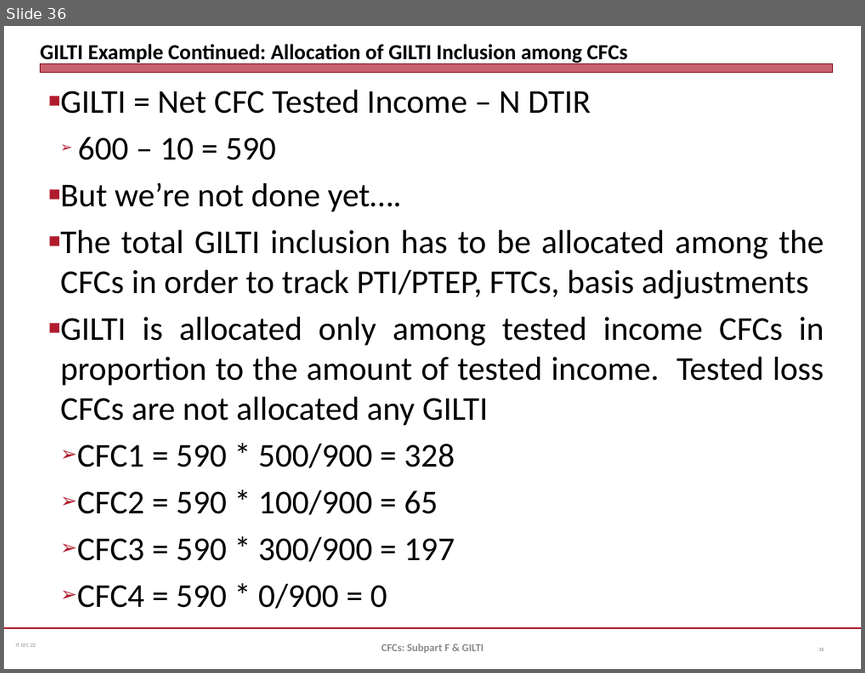
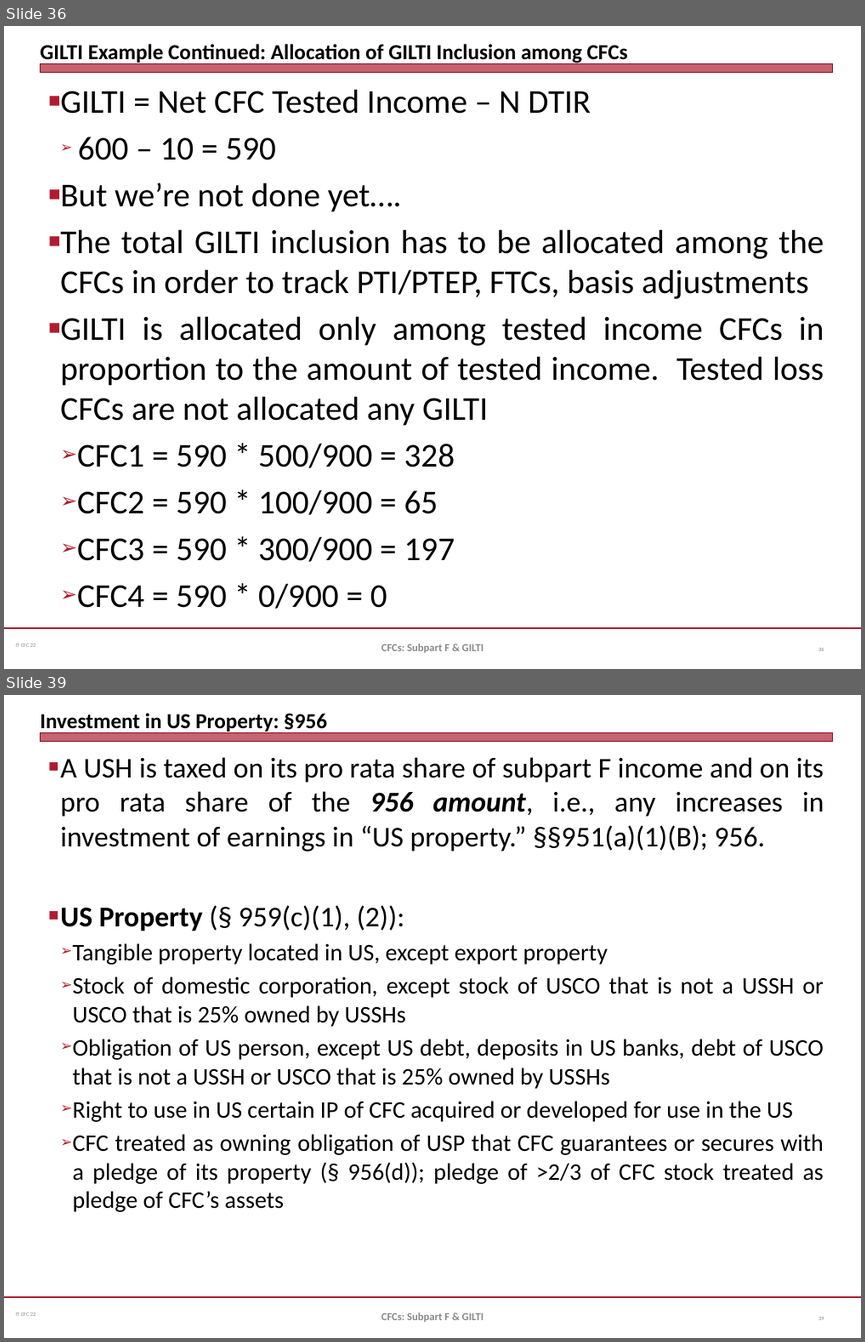
Before and after one commit to jmc877/International-Tax, a slide deck: slides/IT_CFC_22_1.pptx. Shown one above the other, each under a label of ours: slide 36 before the commit, slides 36 and 39 after it; the slides between them are not shown. The pictures are 865x673 and 865x1342 pixels, drawn with LibreOffice and Linux fonts; fonts in the diff are those of the drawing. Boxes give left, top, right and bottom in pixels: in the first picture for what was removed or moved away, otherwise in the second. Text is boxed around its words. In the diff, an @@ line names an element or a change of style, - is before the commit and + after.

```diff
--- a/slides/IT_CFC_22_1.pptx
+++ b/slides/IT_CFC_22_1.pptx
@@ slide 39 added at (4, 695, 861, 1338), background #FFFFFF; not listed: 3 template elements that a slide beside it also shows @@
@@ title added at (40, 713, 327, 734), 18 pt, text #000000, bold @@
+Investment in US Property: §956
@@ text added at (60, 757, 823, 1212), 20 pt, text #000000 @@
+■ A USH is taxed on its pro rata share of subpart F income and on its pro rata share of the 956 amount, i.e., any increases in investment of earnings in “US property.” §§951(a)(1)(B); 956.
+■ US Property (§ 959(c)(1), (2)):
+  ➢ Tangible property located in US, except export property
+  ➢ Stock of domestic corporation, except stock of USCO that is not a USSH or USCO that is 25% owned by USSHs
+  ➢ Obligation of US person, except US debt, deposits in US banks, debt of USCO that is not a USSH or USCO that is 25% owned by USSHs
+  ➢ Right to use in US certain IP of CFC acquired or developed for use in the US
+  ➢ CFC treated as owning obligation of USP that CFC guarantees or secures with a pledge of its property (§ 956(d)); pledge of >2/3 of CFC stock treated as pledge of CFC’s assets
@@ text added at (381, 1312, 483, 1321), 9 pt, text #898989, bold @@
+CFCs: Subpart F & GILTI
@@ page number added at (818, 1316, 823, 1320), 4.5 pt, text #808080 @@
+39
```
Also in this commit, not shown: 1 slide changed, 3 other slides added.
